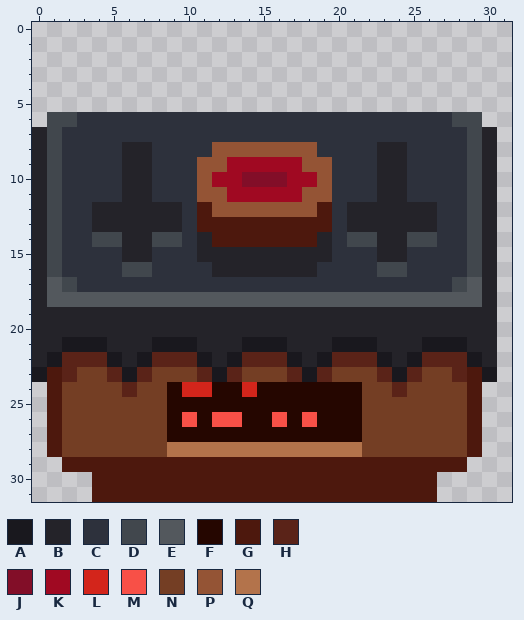
Edited in one commit: pixel-art sprite (Resources/Textures/Structures/Furniture/Altars/Gods/nanotrasen.rsi/satana.png). Above is the file before it was changed.
The file is 32x32 pixels. Colours within 5 levels of each other are drawn and written as one.
Palette (. is transparent): A #19181e  B #242329  C #2d313c  D #41474d  E #53585d  F #250600  G #4d180d  H #5a2318  J #820e28  K #a00922  L #d3251b  M #f85047  N #743e24  P #945435  Q #b3734b
Pixels before, first column x 0:
 6 .DDCCCCCCCCCCCCCCCCCCCCCCCCCDD.
 7 BDCCCCCCCCCCCCCCCCCCCCCCCCCCCDB
 8 BDCCCCBBCCCCPPPPPPPCCCCBBCCCCDB
 9 BDCCCCBBCCCPPKKKKKPPCCCBBCCCCDB
10 BDCCCCBBCCCPKKJJJKKPCCCBBCCCCDB
11 BDCCCCBBCCCPPKKKKKPPCCCBBCCCCDB
12 BDCCBBBBBBCGPPPPPPPGCBBBBBBCCDB
13 BDCCBBBBBBCGGGGGGGGGCBBBBBBCCDB
14 BDCCDDBBDDCBGGGGGGGBCDDBBDDCCDB
15 BDCCCCBBCCCBBBBBBBBBCCCBBCCCCDB
16 BDCCCCDDCCCCBBBBBBBCCCCDDCCCCDB
17 BEDCCCCCCCCCCCCCCCCCCCCCCCCCDEB
18 BEEEEEEEEEEEEEEEEEEEEEEEEEEEEEB
19 BBBBBBBBBBBBBBBBBBBBBBBBBBBBBBB
20 BBBBBBBBBBBBBBBBBBBBBBBBBBBBBBB
21 BBAAABBBAAABBBAAABBBAAABBBAAABB
22 BAHHHABAHHHABAHHHABAHHHABAHHHAB
23 AGHNNHAHNNNHAHNNNHAHNNNHAHNNHGA
24 .GNNNNHNNFLLFFLFFFFFFFNNHNNNNG.
25 .GNNNNNNNFFFFFFFFFFFFFNNNNNNNG.
26 .GNNNNNNNFMFMMFFMFMFFFNNNNNNNG.
27 .GNNNNNNNFFFFFFFFFFFFFNNNNNNNG.
28 .GNNNNNNNQQQQQQQQQQQQQNNNNNNNG.
29 ..GGGGGGGGGGGGGGGGGGGGGGGGGGG..
30 ....GGGGGGGGGGGGGGGGGGGGGGG....
31 ....GGGGGGGGGGGGGGGGGGGGGGG....
The result:
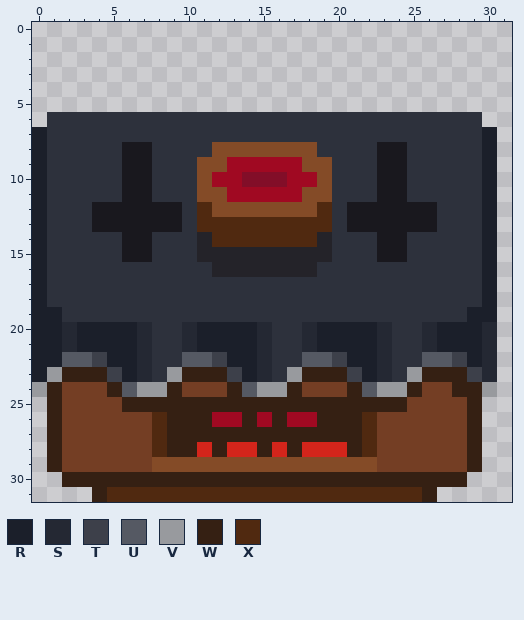
Colours new in this view: R #1b1f2a  S #242833  T #3d404a  U #555963  V #989a9e  W #352013  X #502910
Edits made:
colour P: #945435 -> #844b27
Changed rows in their new state; - is a pixel that keeps its letter.
first column x 0:
 6 -CC-------------------------CC-
 7 RC---------------------------CR
 8 RC----AA---------------AA----CR
 9 RC----AA---------------AA----CR
10 RC----AA---------------AA----CR
11 RC----AA---------------AA----CR
12 RC--AAAAAA-X-------X-AAAAAA--CR
13 RC--AAAAAA-XXXXXXXXX-AAAAAA--CR
14 RC--CCAACC--XXXXXXX--CCAACC--CR
15 RC----AA---------------AA----CR
16 RC----CC---------------CC----CR
17 RCC-------------------------CCR
18 RCCCCCCCCCCCCCCCCCCCCCCCCCCCCCR
19 RRCCCCCCCCCCCCCCCCCCCCCCCCCCCRR
20 RRSRRRRSCCSRRRRSCCSRRRRSCCSRRRS
21 RRSRRRRSCCSRRRRSCCSRRRRSCCSRRRS
22 RRUUTRRSCCUUTRRSCCUUTRRSCCUUTRS
23 RVWWWTRSCVWWWTRSCVWWWTRSCVWWWTS
24 VW---WUVVWNNNWUVVWNNNWUVVW--WWV
25 -W----WWWWWWWWWWWWWWWWWWW----W-
26 -W------XWWWKKWKWKKWWWX------W-
27 -W------XWWWWWWWWWWWWWX------W-
28 -W------XWWLWLLWLWLLLWX------W-
29 -WNNNNNNPPPPPPPPPPPPPPPNNNNNNW-
30 --WWWWWWWWWWWWWWWWWWWWWWWWWWW--
31 ----WXXXXXXXXXXXXXXXXXXXXXW----
Pixel boxes of the changes (left, top, right, bottom) in both pictures:
changed: (32, 112, 497, 502)
